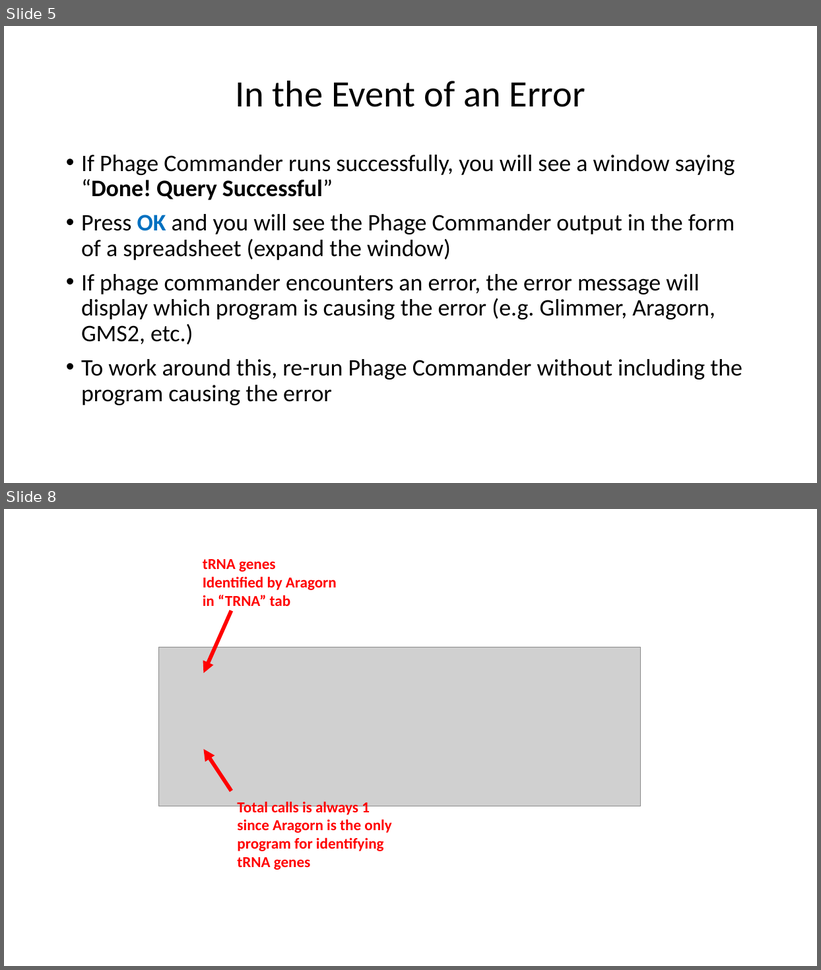
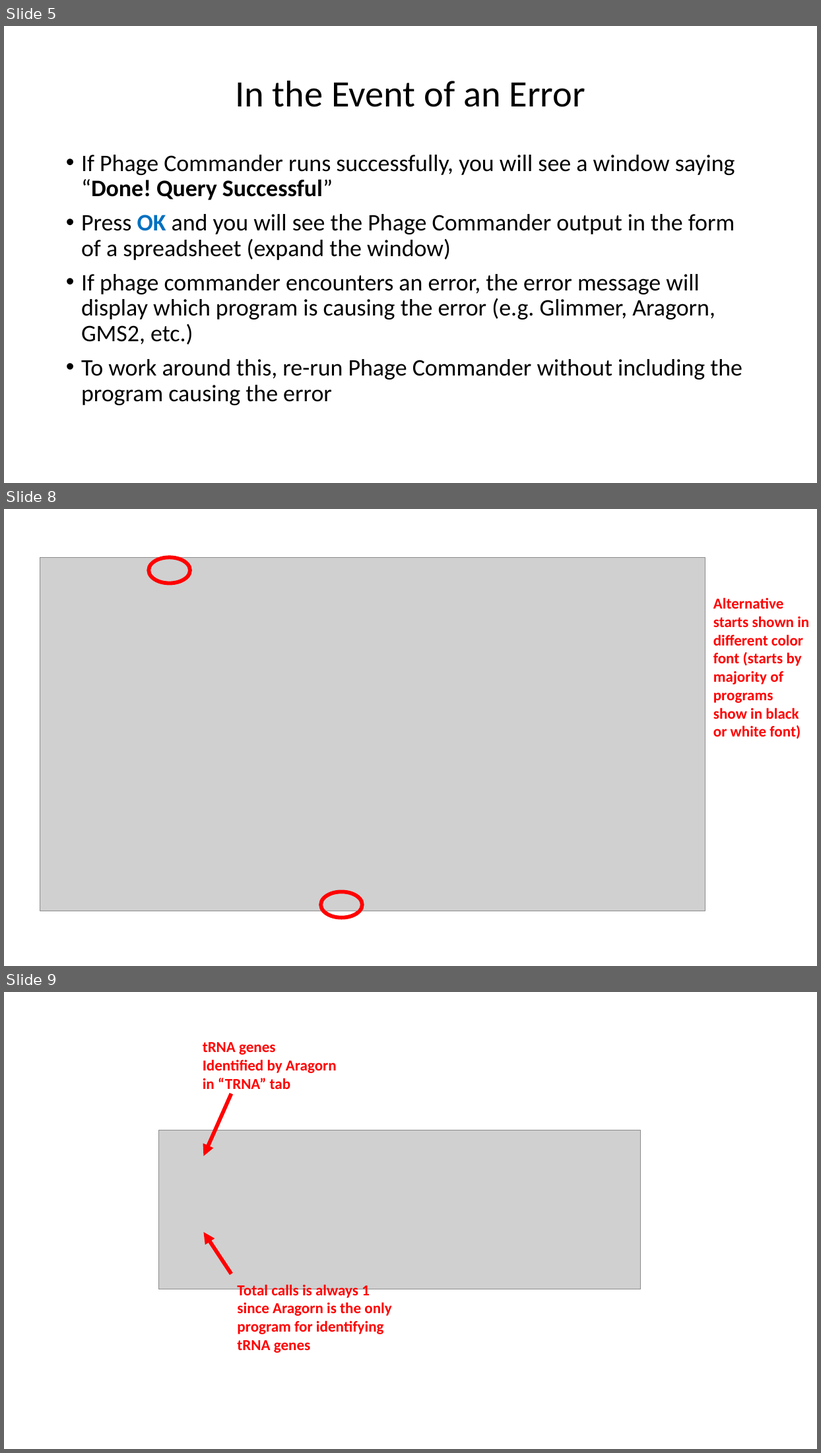
Before and after one commit to sarah-harris/PhageCommander, a slide deck: Phage Commander User Guide.pptx. Shown one above the other, each under a label of ours: slides 5 and 8 before the commit, slides 5, 8 and 9 after it; the slides between them are not shown. The pictures are 821x970 and 821x1453 pixels, drawn with LibreOffice and Linux fonts; fonts in the diff are those of the drawing; grey boxes stand for pictures. Boxes give left, top, right and bottom in pixels: in the first picture for what was removed or moved away, otherwise in the second. Text is boxed around its words. In the diff, an @@ line names an element or a change of style, - is before the commit and + after.

```diff
--- a/Phage Commander User Guide.pptx
+++ b/Phage Commander User Guide.pptx
@@ slide 8 added at [4, 509, 817, 966], background #FFFFFF @@
@@ picture added at [40, 557, 706, 911] @@
@@ ellipse added at [149, 557, 190, 583], outline #FF0000 4.5 pt @@
@@ text added at [714, 597, 809, 739], 18 pt, text #FF0000, bold @@
+Alternative starts shown in different color font (starts by majority of programs show in black or white font)
@@ ellipse added at [321, 892, 362, 918], outline #FF0000 4.5 pt @@
@@ what was slide 8 is now slide 9 @@
```
Also in this commit, not shown: 3 slides changed, 1 other slide added, 1 slide removed, 2 other files.
